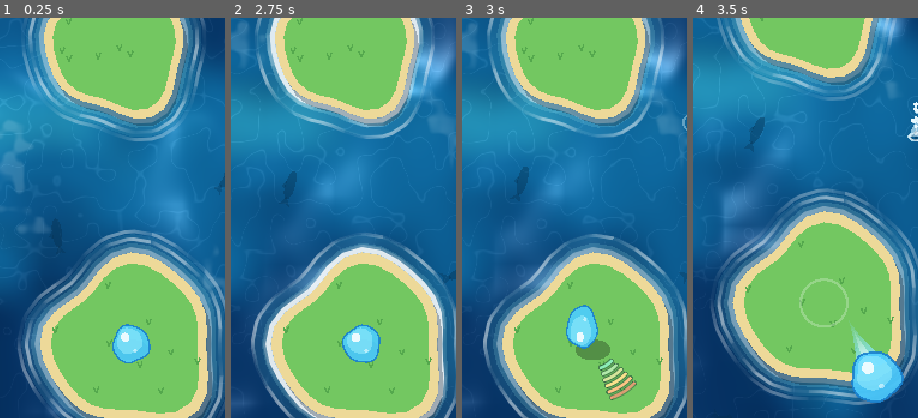
Above: before the commit, frames 1-4 (left to right).
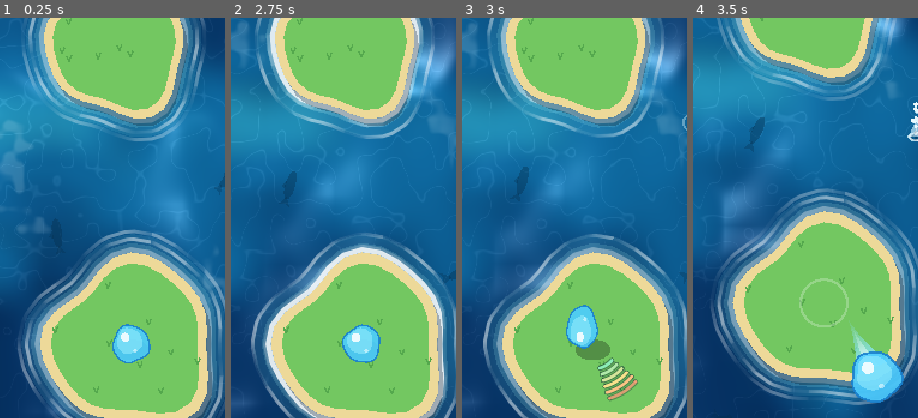
Above: after the commit, the same moments.

Repository: msagimbekov/ggjumps
Game: Godot game, scene res://scenes/main.tscn
The game is run twice, just before and just after one commit, with the same random seed, the same clock (stepped at 60 frames per second) and the same inputs.
Inputs (mouse positions are % of the whole screen's width and height, from its top left):
- Up to frame 1 (0.25 s): no input
- Up to frame 2 (2.75 s): move the mouse to (72, 45) at 0.52 s; click (72, 45) at 0.67 s; drag from (30, 55) to (45, 70) at 1.27 s; move the mouse to (60, 28) at 2.02 s; click (60, 28) at 2.17 s
- Up to frame 3 (3 s): drag from (45, 70) to (20, 35) at 2.77 s
- Up to frame 4 (3.5 s): no input
The pictures show only the part of the screen within x 21-71%, y 29-79%; the shares and areas given below are measured in that part.

Frames 1-2 are identical in both runs. In frame 3, 0.2% of the frame differs, in the area x 60-79%, y 84-96%; in frame 4, nothing differs.

Commit message:
Power gauge: segments 15% longer
Co-Authored-By: Claude Sonnet 5.5 <noreply@anthropic.com>

Diff:
--- a/scripts/fx.gd
+++ b/scripts/fx.gd
@@ -150,7 +150,7 @@
 		if a <= 0.0:
 			break
 		var r := Bubble.R + 8.0 + k * step
-		var half := 0.264 * (0.6 + 0.4 * a)  # radians
+		var half := 0.3036 * (0.6 + 0.4 * a)  # radians
 		var tone := _tone(float(k) / (ARC_COUNT - 1))
 		var from := arcs_angle - half
 		var to := arcs_angle + half
